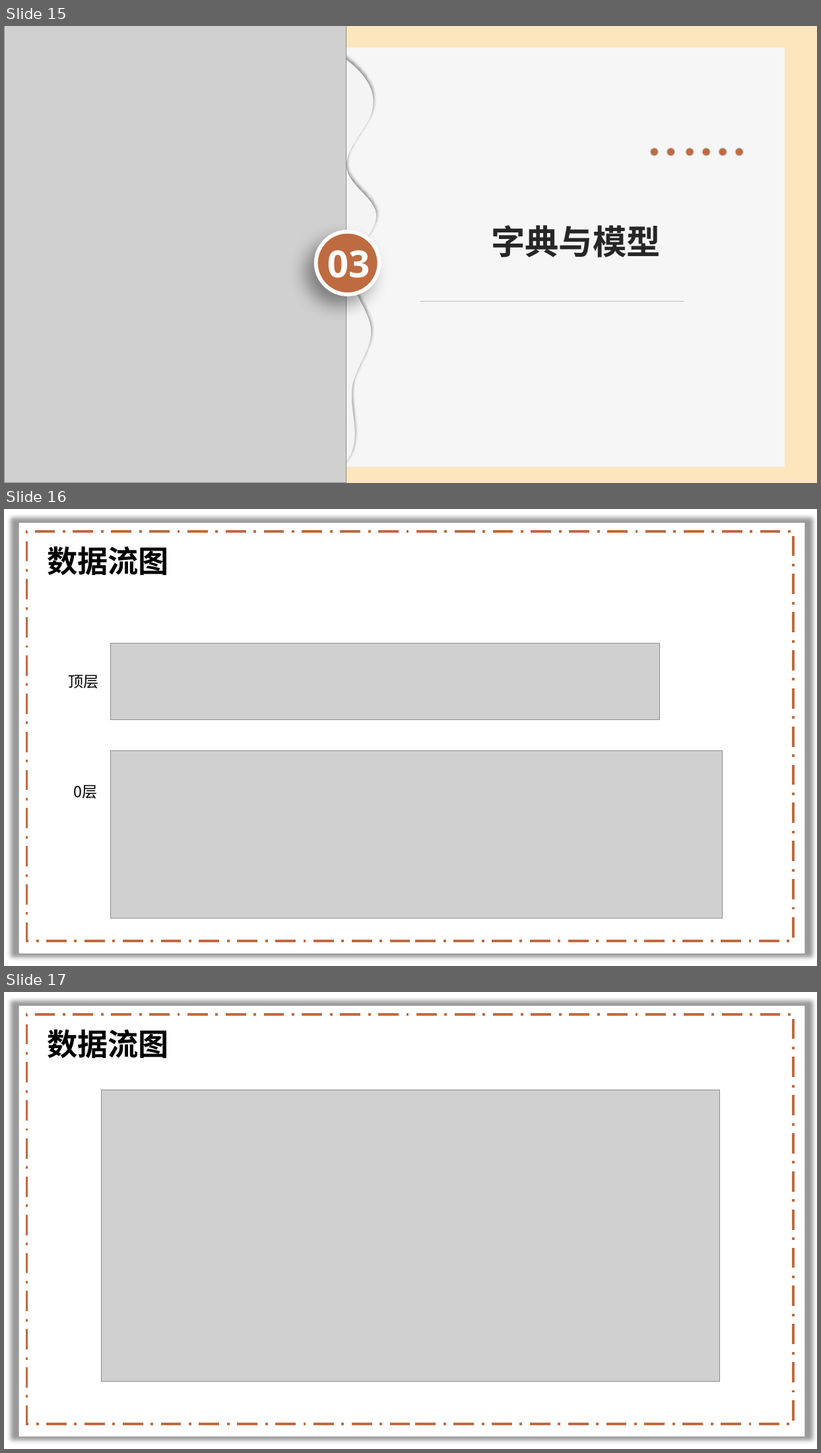
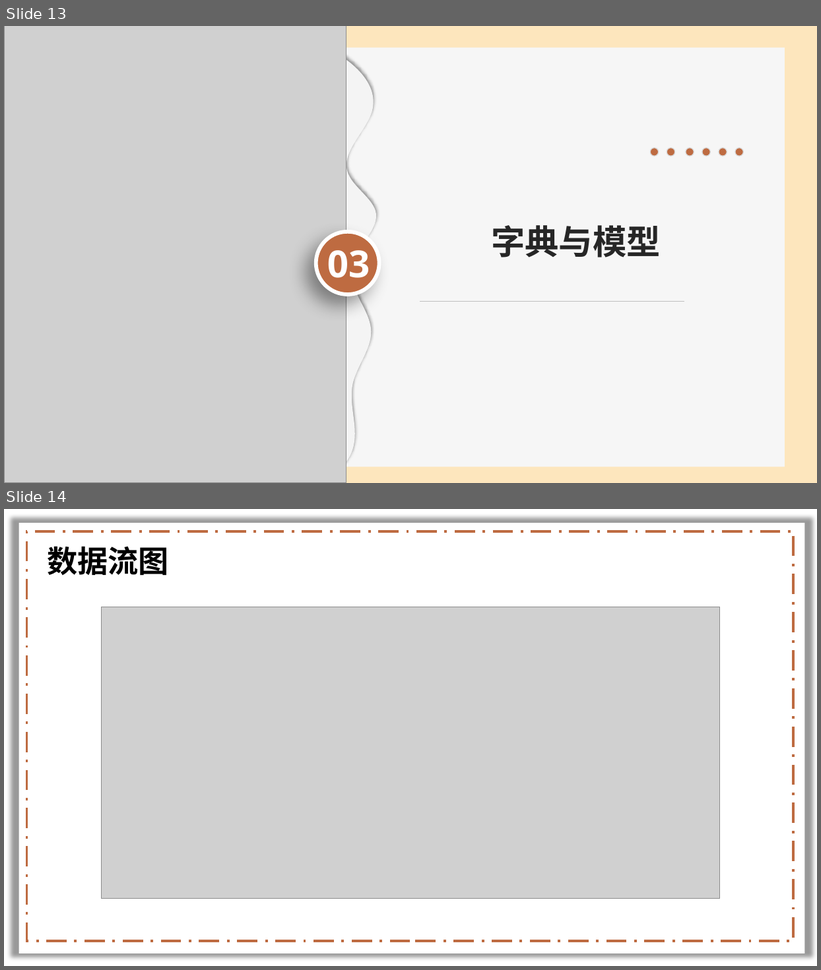
Before and after one commit to lenovo-wu/G11ZUCC, a slide deck: 需求规格说明.pptx. Shown one above the other, each under a label of ours: slides 15, 16 and 17 before the commit, slides 13 and 14 after it. The pictures are 821x1453 and 821x970 pixels, drawn with LibreOffice and Linux fonts; fonts in the diff are those of the drawing; grey boxes stand for pictures; background and template pictures are left out. Boxes give left, top, right and bottom in pixels: in the first picture for what was removed or moved away, otherwise in the second. Text is boxed around its words. In the diff, an @@ line names an element or a change of style, - is before the commit and + after.

```diff
--- a/需求规格说明.pptx
+++ b/需求规格说明.pptx
@@ slide 16 removed at box(4, 509, 817, 966), background picture (left out); not listed: 2 template elements that a slide beside it also shows @@
@@ text removed at box(47, 546, 169, 575) @@
-数据流图
@@ picture removed at box(111, 644, 660, 720) @@
@@ text removed at box(69, 675, 99, 689) @@
-顶层
@@ picture removed at box(111, 751, 723, 918) @@
@@ text removed at box(73, 785, 97, 799) @@
-0层
@@ what was slide 15 is now slide 13 @@
@@ what was slide 17 is now slide 14 @@
```
Also in this commit, not shown: 8 slides changed, 1 slide added, 5 other slides removed.
